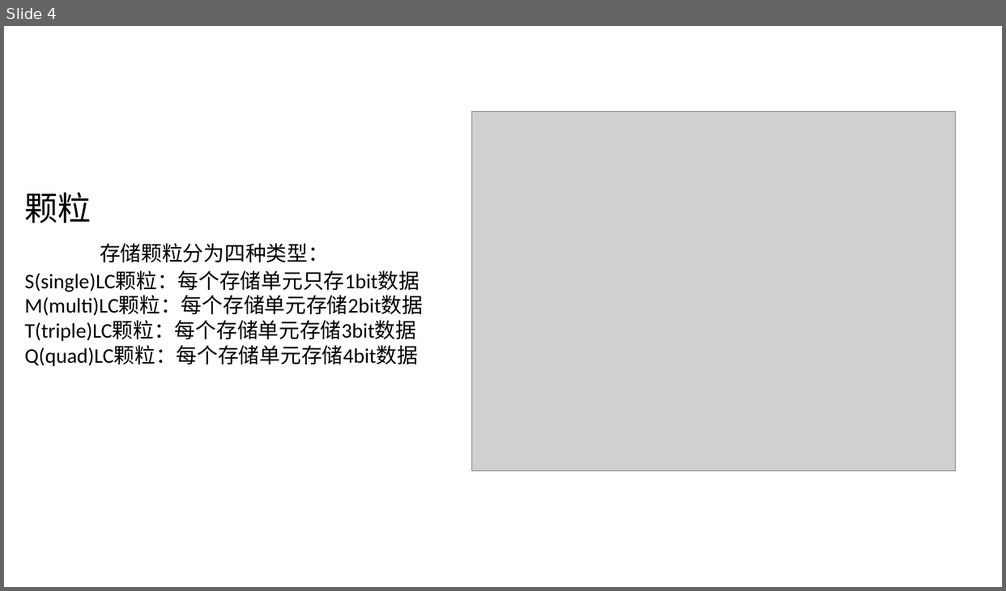
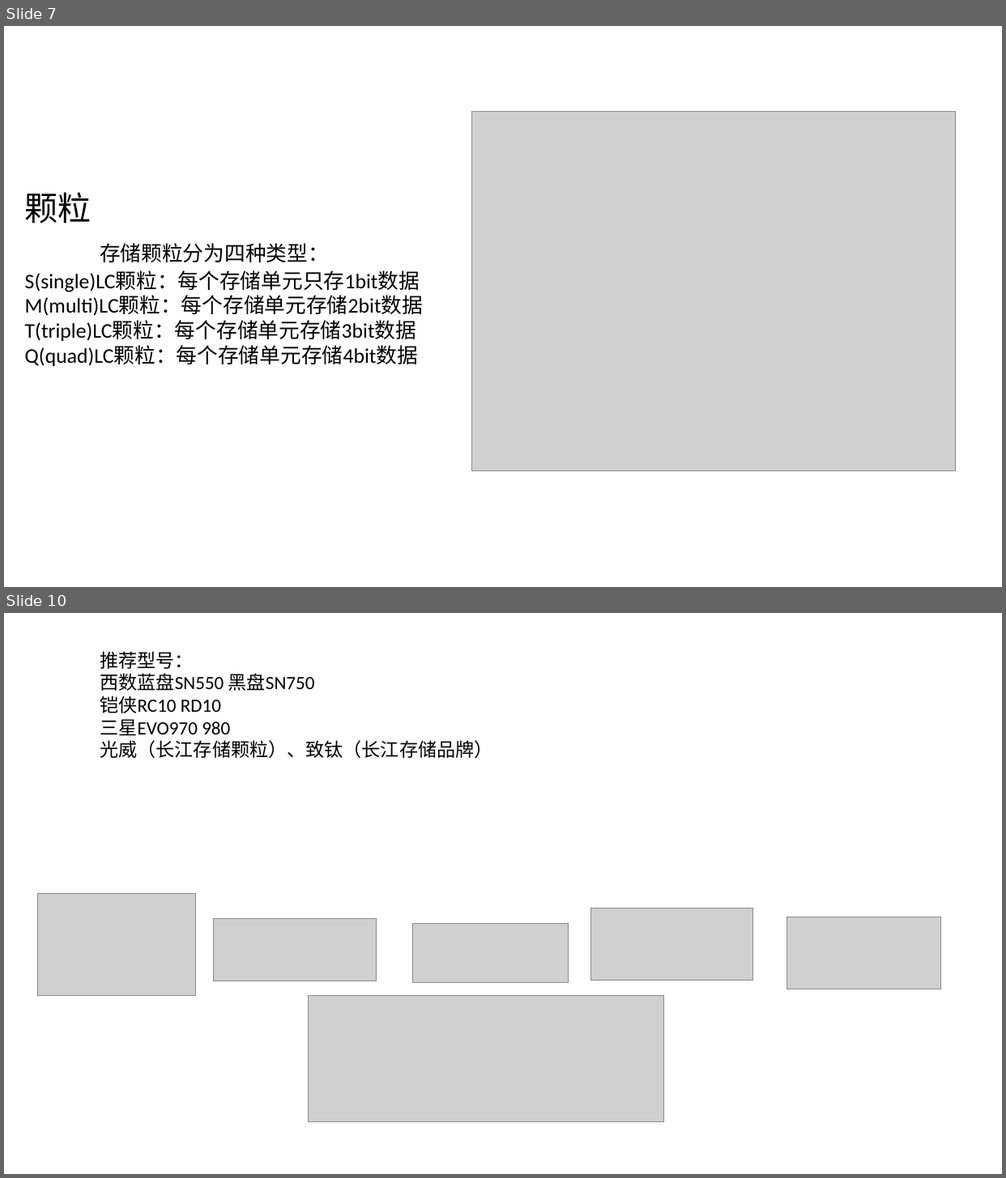
Before and after one commit to 419995258/javaTestList, a slide deck: src/ppt/ssd/SSD固态硬盘.pptx. Shown one above the other, each under a label of ours: slide 4 before the commit, slides 7 and 10 after it; the slides between them are not shown. The pictures are 1006x591 and 1006x1178 pixels, drawn with LibreOffice and Linux fonts; fonts in the diff are those of the drawing; grey boxes stand for pictures; background and template pictures are left out. Boxes give left, top, right and bottom in pixels: in the first picture for what was removed or moved away, otherwise in the second. Text is boxed around its words. In the diff, an @@ line names an element or a change of style, - is before the commit and + after.

```diff
--- a/src/ppt/ssd/SSD固态硬盘.pptx
+++ b/src/ppt/ssd/SSD固态硬盘.pptx
@@ slide 10 added at [4, 613, 1002, 1174], background picture (left out) @@
@@ text added at [100, 651, 492, 758], 18 pt, text #000000 @@
+推荐型号：
+西数蓝盘SN550 黑盘SN750
+铠侠RC10 RD10
+三星EVO970 980
+光威（长江存储颗粒）、致钛（长江存储品牌）
@@ picture added at [38, 894, 196, 995] @@
@@ picture added at [213, 919, 376, 982] @@
@@ picture added at [413, 924, 569, 983] @@
@@ picture added at [591, 909, 753, 981] @@
@@ picture added at [787, 917, 941, 990] @@
@@ picture added at [308, 995, 663, 1122] @@
@@ what was slide 4 is now slide 7 @@
```
Also in this commit, not shown: 4 slides changed, 2 other slides added, 9 other files.
